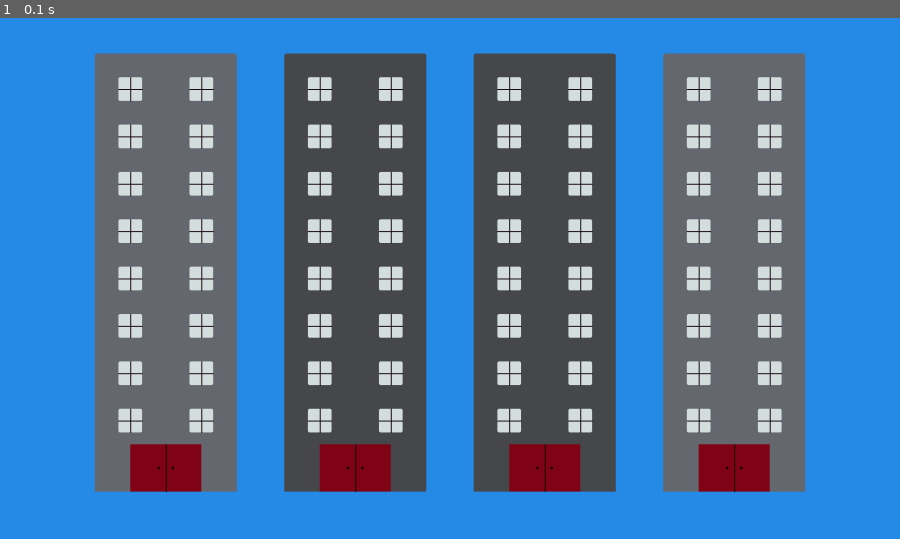
Above: before the commit, frame 1.
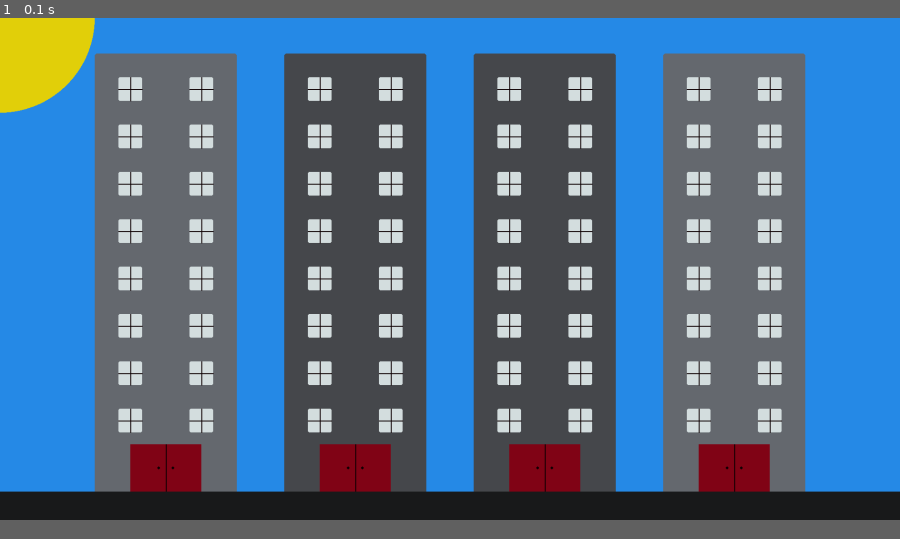
Above: after the commit, the same moment.

Repository: enzosuname/pygamefirst
Game: pygame game, started from ascene.py
Two runs of this game, one before a commit and one after it. Both use one fixed random seed, a clock stepped at 60 frames per second and the inputs below.
Inputs:
- Up to frame 1 (0.1 s): no input
The window is 900x521 before the commit and 900x502 after it. Grey fills any space a smaller window leaves; there, only what the larger window draws over its background counts as a difference.

The runs differ from the first frame. In frame 1, 7.1% of the frame differs, in the area x 0-100%, y 0-97%.

Commit message:
making a scene :sunglasses:

Diff:
--- a/ascene.py
+++ b/ascene.py
@@ -10,11 +10,12 @@
 BLACKSHADE = (15, 1, 3)
 PAVEMENT = (26, 27, 28)
 DOOR = (130, 5, 23)
+SUN = (227, 209, 11)
 
 #Game constants
 
 PI = m.pi
-SIZE = (1900,1100)
+SIZE = (1900,1060)
 FPS = 60
 
 #def for similar attributes
@@ -57,6 +58,7 @@
             running = False
 
     screen.fill(SKY)
+    g.draw.circle(screen, SUN, [0, 0], 200)
 
     #call for building function to form the skyscrapers
     building(BACKGRAY)
@@ -64,5 +66,9 @@
     building(FRONTGRAY,-400)
     building(FRONTGRAY, 800)
 
+    g.draw.rect(screen, PAVEMENT, [0 , 1000, 1920, 60])
+
+
+
     g.display.flip()
     clock.tick(FPS)
